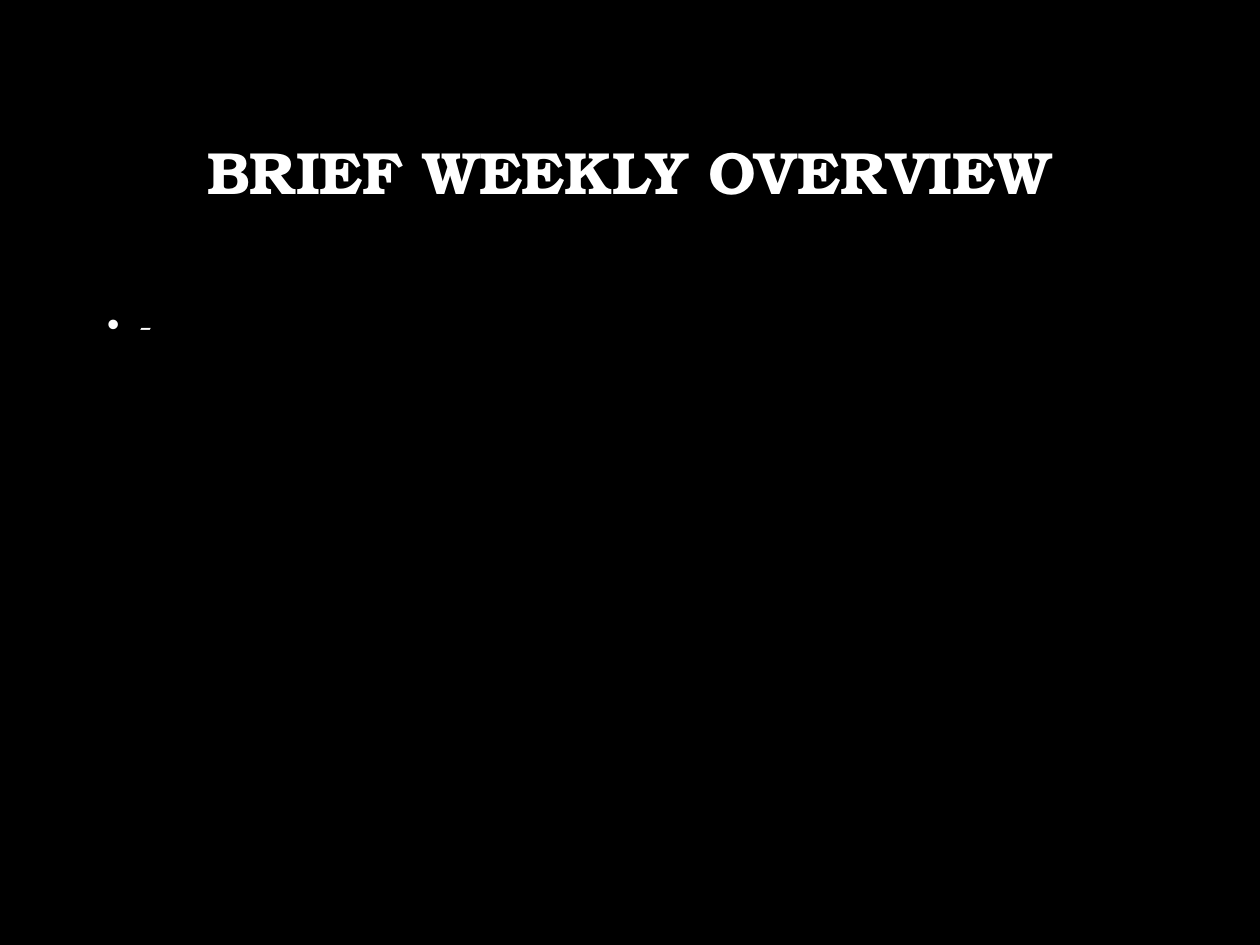
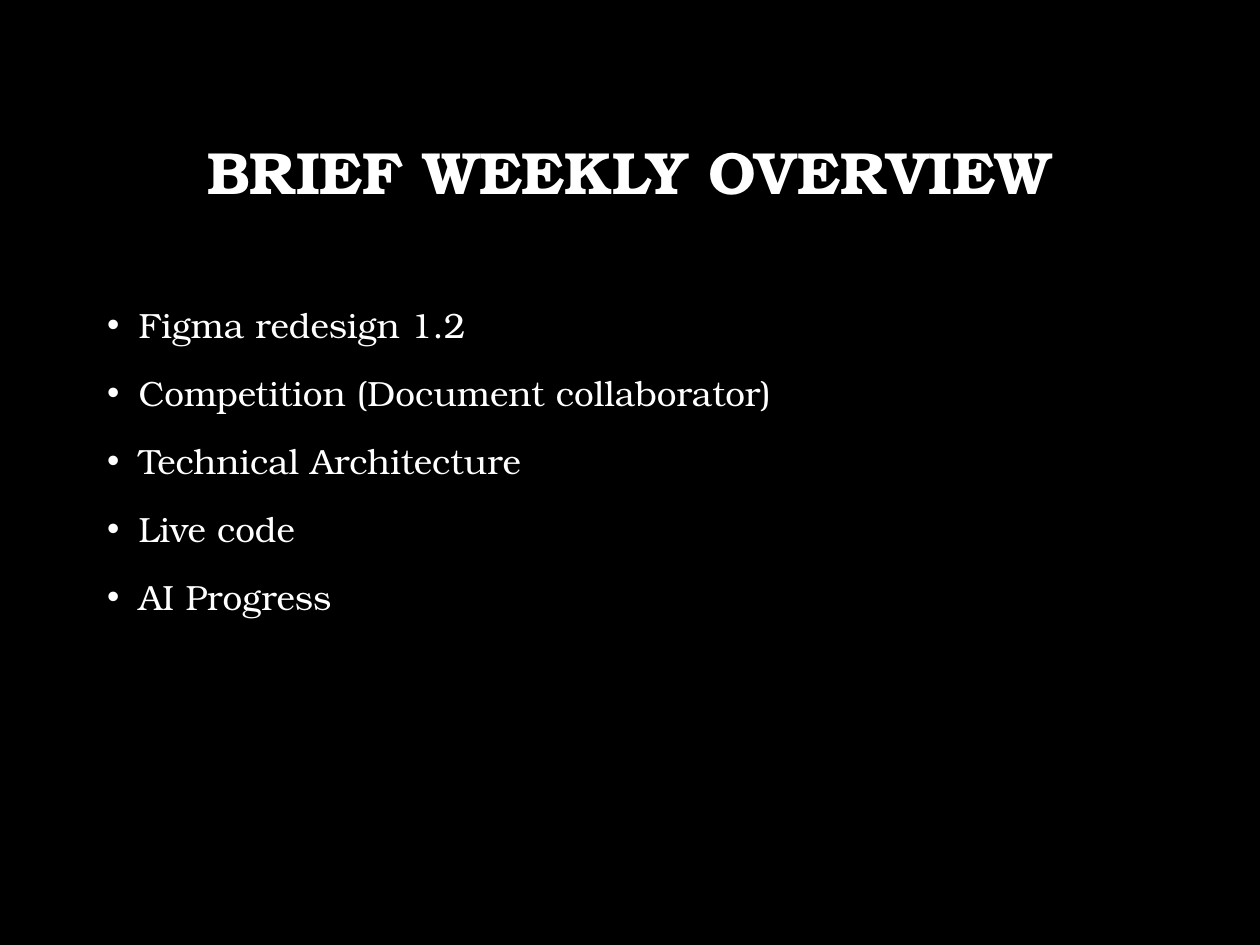
Before and after one commit to yuriiSY/Study-Buddy, a slide deck: slide 2 of Weekly Submissions/Week4/Presentation Week 4.pptx. Drawn at 1260x945 pixels with LibreOffice and Linux fonts; fonts in the diff are those of the drawing; background and template pictures are left out. Boxes give left, top, right and bottom in pixels: in the first picture for what was removed or moved away, otherwise in the second. Text is boxed around its words. In the diff, an @@ line names an element or a change of style, - is before the commit and + after.

Commit message:
Presentation with Brief & Figma
More to be added

```diff
--- a/Weekly Submissions/Week4/Presentation Week 4.pptx
+++ b/Weekly Submissions/Week4/Presentation Week 4.pptx
@@ text at bbox=[139, 313, 771, 619]: text changed @@
-• -
+• Figma redesign 1.2
+• Competition (Document collaborator)
+• Technical Architecture
+• Live code
+• AI Progress
```
Also in this commit, not shown: 3 slides added.
